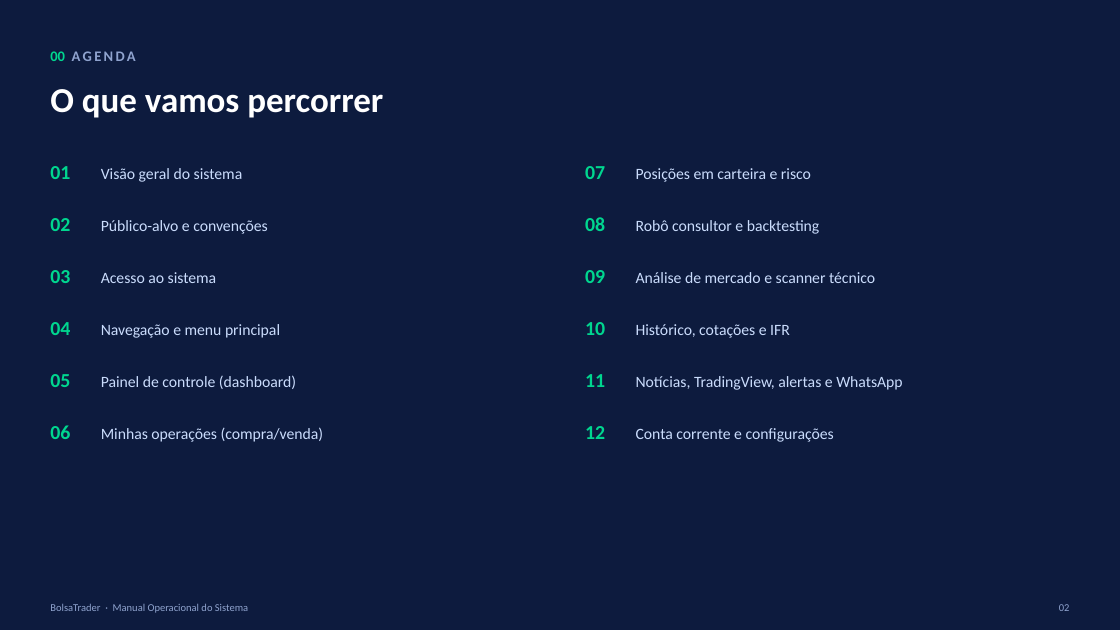
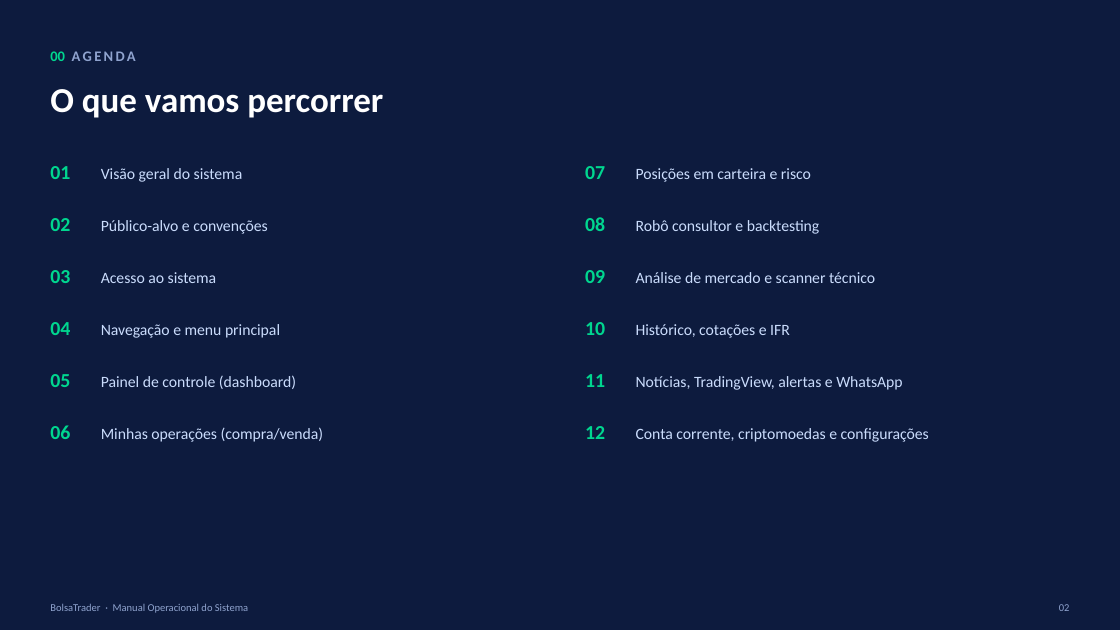
Before and after one commit to seculus-2023/-BolsaTrader, a slide deck: slide 2 of docs/BolsaTrader_Manual_Operacional.pptx. Drawn at 1120x630 pixels with LibreOffice and Linux fonts; fonts in the diff are those of the drawing. Boxes give left, top, right and bottom in pixels: in the first picture for what was removed or moved away, otherwise in the second. Text is boxed around its words. In the diff, an @@ line names an element or a change of style, - is before the commit and + after.

```diff
--- a/docs/BolsaTrader_Manual_Operacional.pptx
+++ b/docs/BolsaTrader_Manual_Operacional.pptx
@@ text at bbox=[636, 428, 929, 442]: text changed @@
-Conta corrente e configurações
+Conta corrente, criptomoedas e configurações
```
Also in this commit, not shown: 3 other slides changed, 1 slide added, 2 other files.
